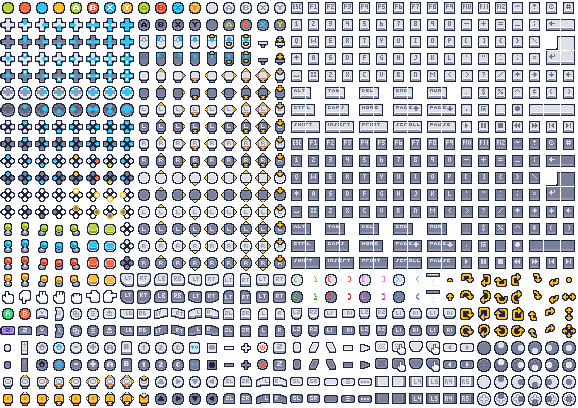
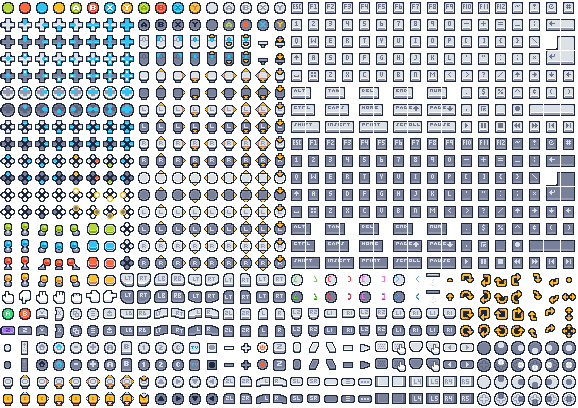
Two versions of the same layered image (578 × 408). Layer-by-layer changes:
added layer "레이어 5 복사" above "레이어 4 복사" over left=38, top=258, right=51, bottom=270
added layer "레이어 4 복사" above "레이어 5" over left=68, top=259, right=79, bottom=269
added layer "레이어 5" above "레이어 4" over left=67, top=258, right=80, bottom=270
added layer "레이어 4" above "레이어 3" over left=39, top=259, right=50, bottom=269
painted on "레이어 3" over left=4, top=258, right=80, bottom=270
painted on "tilemap" over left=5, top=259, right=79, bottom=269
